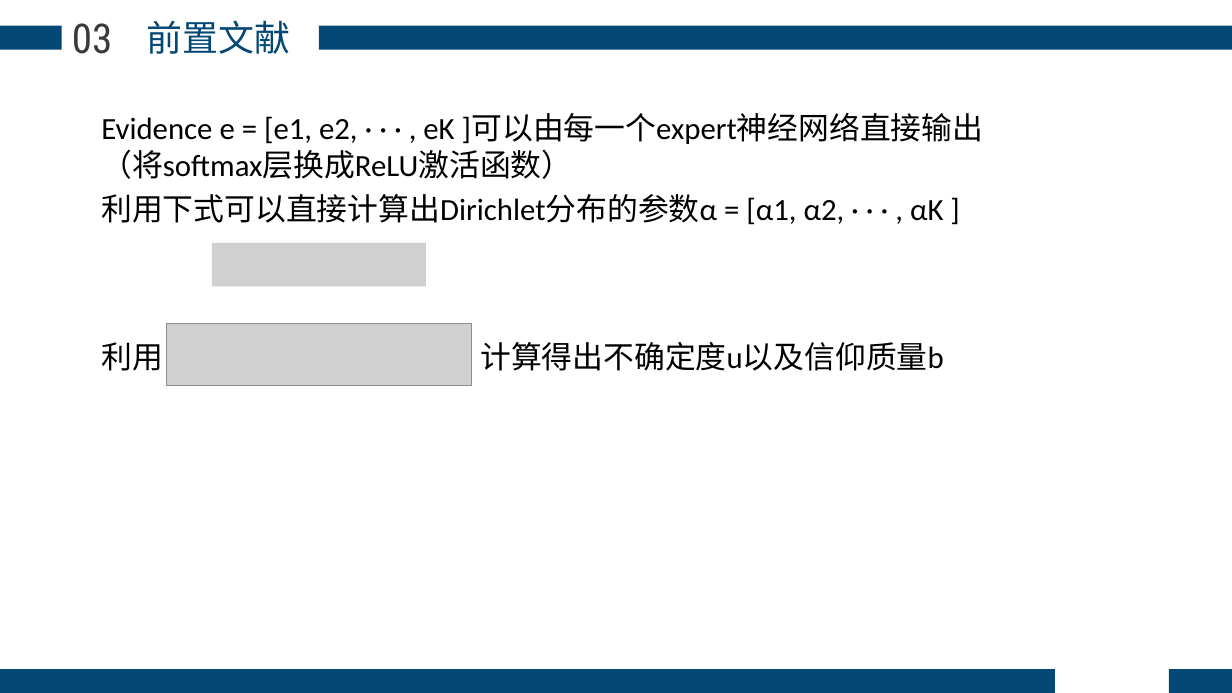
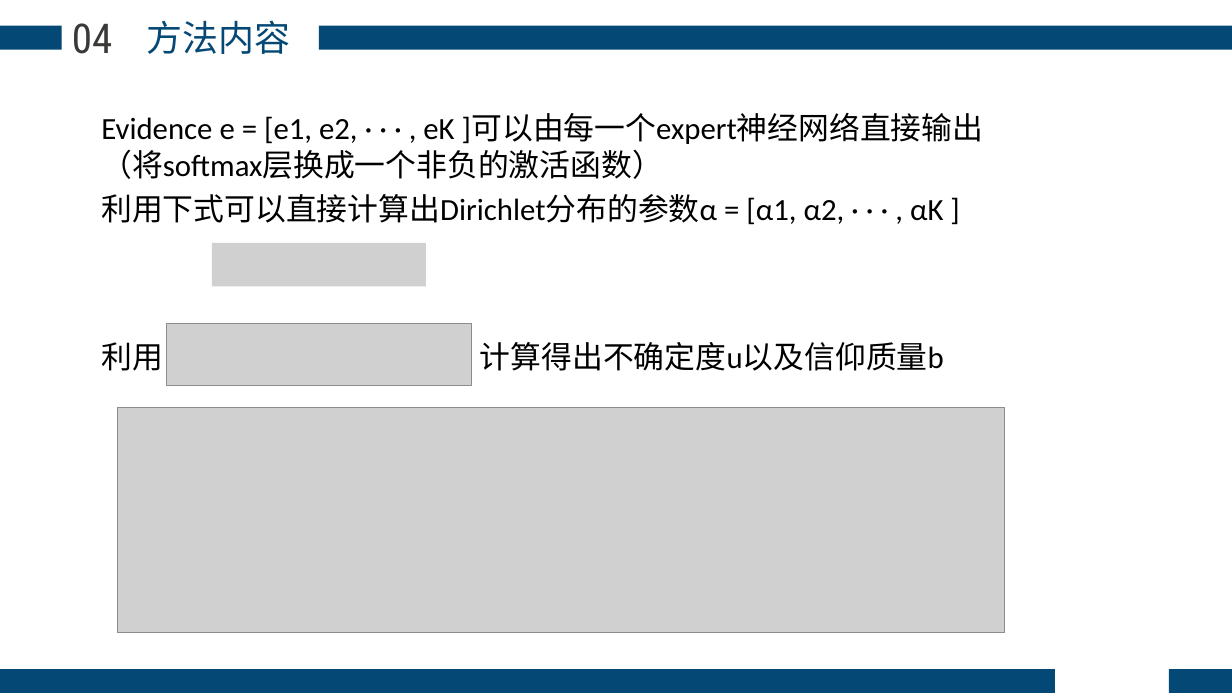
Before and after one commit to phuan-s/remote-repo, a slide deck: slide 9 of 研一上论文分享.pptx. Drawn at 1232x693 pixels with LibreOffice and Linux fonts; fonts in the diff are those of the drawing; grey boxes stand for pictures. Boxes give left, top, right and bottom in pixels: in the first picture for what was removed or moved away, otherwise in the second. Text is boxed around its words. In the diff, an @@ line names an element or a change of style, - is before the commit and + after.

```diff
--- a/研一上论文分享.pptx
+++ b/研一上论文分享.pptx
@@ text at box(72, 23, 112, 54): text changed @@
-03
+04
@@ text at box(147, 20, 291, 54): text changed @@
-前置文献
+方法内容
@@ text at box(101, 149, 663, 179): text changed @@
-（将softmax层换成ReLU激活函数）
+（将softmax层换成一个非负的激活函数）
@@ picture added at box(117, 408, 1004, 633) @@
```
Also in this commit, not shown: 1 other slide changed, 2 slides added, 13 other files.
